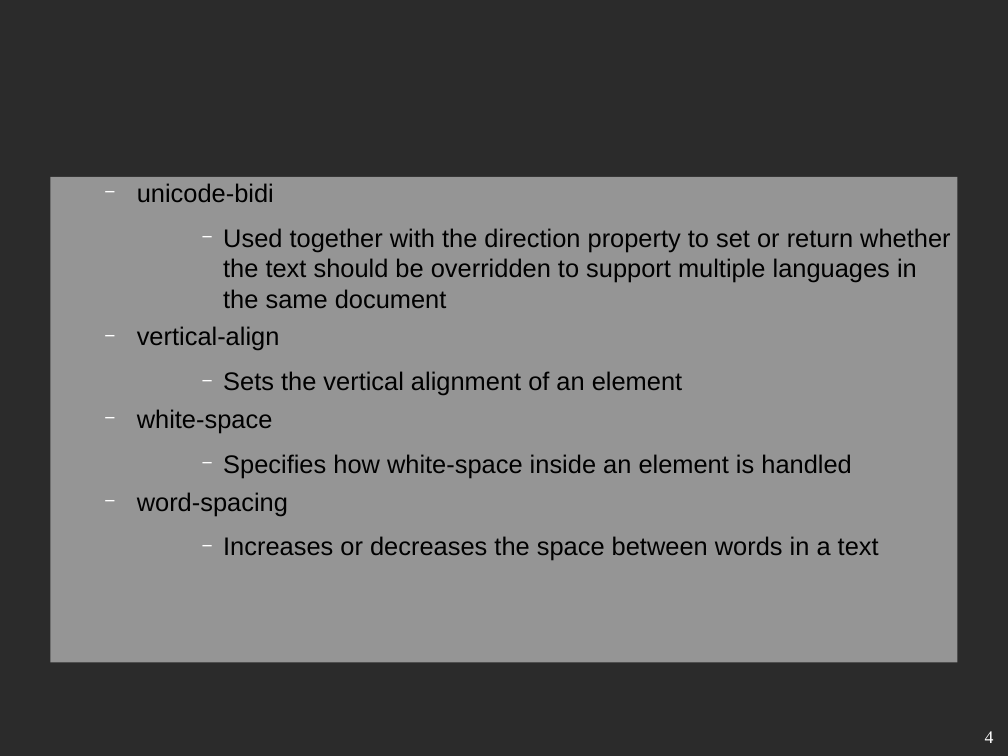
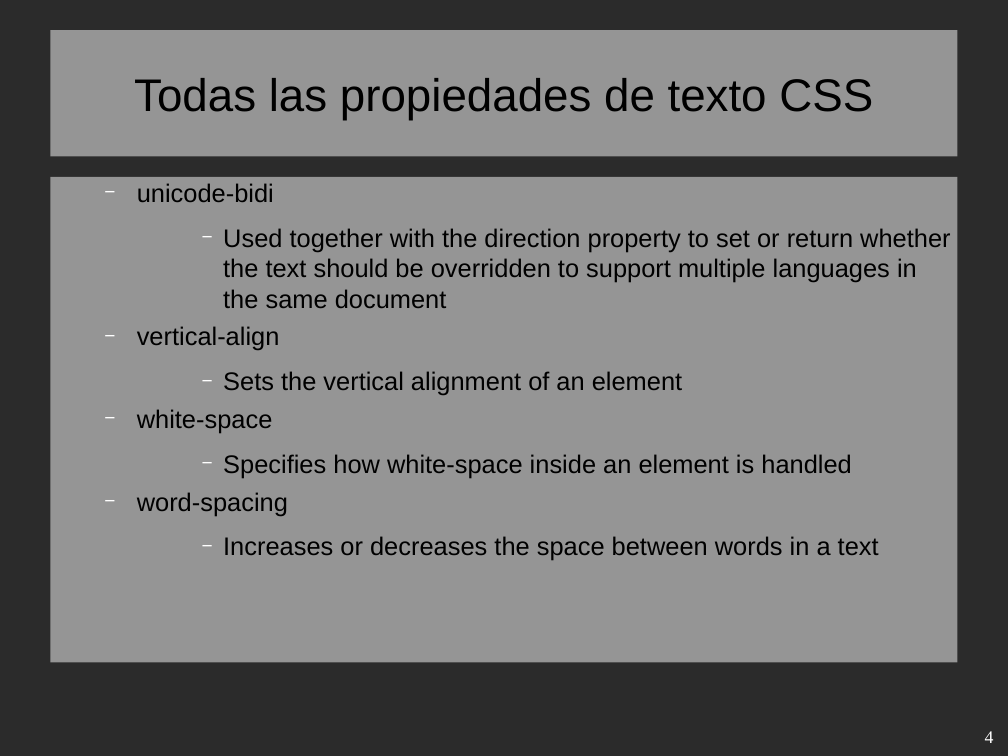
Before and after one commit to codefuncode/Curso_de_CSS, a slide deck: slide 4 of 01-Tutorial-CSS/014-Texto-CSS/014-Texto-CSS.odp. Drawn at 1008x756 pixels with LibreOffice and Linux fonts; fonts in the diff are those of the drawing; background and template pictures are left out; a plain dark background stands for a picture behind light text. Boxes give left, top, right and bottom in pixels: in the first picture for what was removed or moved away, otherwise in the second. Text is boxed around its words. In the diff, an @@ line names an element or a change of style, - is before the commit and + after.

```diff
--- a/01-Tutorial-CSS/014-Texto-CSS/014-Texto-CSS.odp
+++ b/01-Tutorial-CSS/014-Texto-CSS/014-Texto-CSS.odp
@@ title added at [50, 30, 958, 156], fill #FFFFFF at 50% opacity, 36 pt, text #000000 @@
+Todas las propiedades de texto CSS
```
Also in this commit, not shown: 2 other slides changed, 1 slide added, 10 other files.
